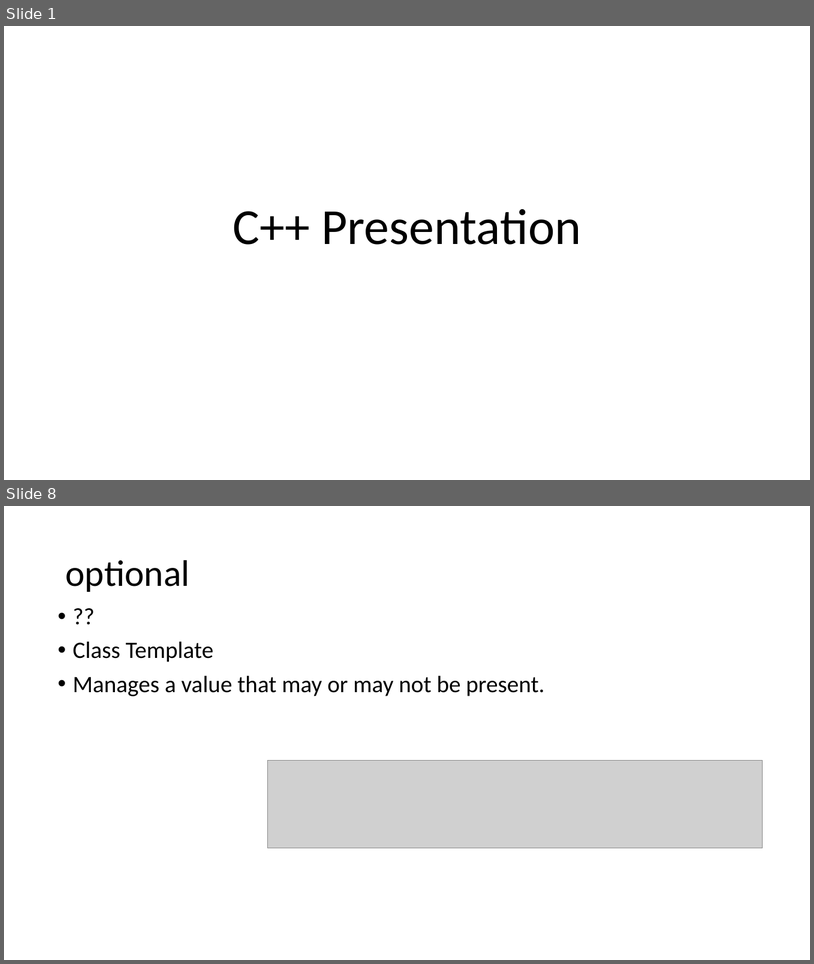
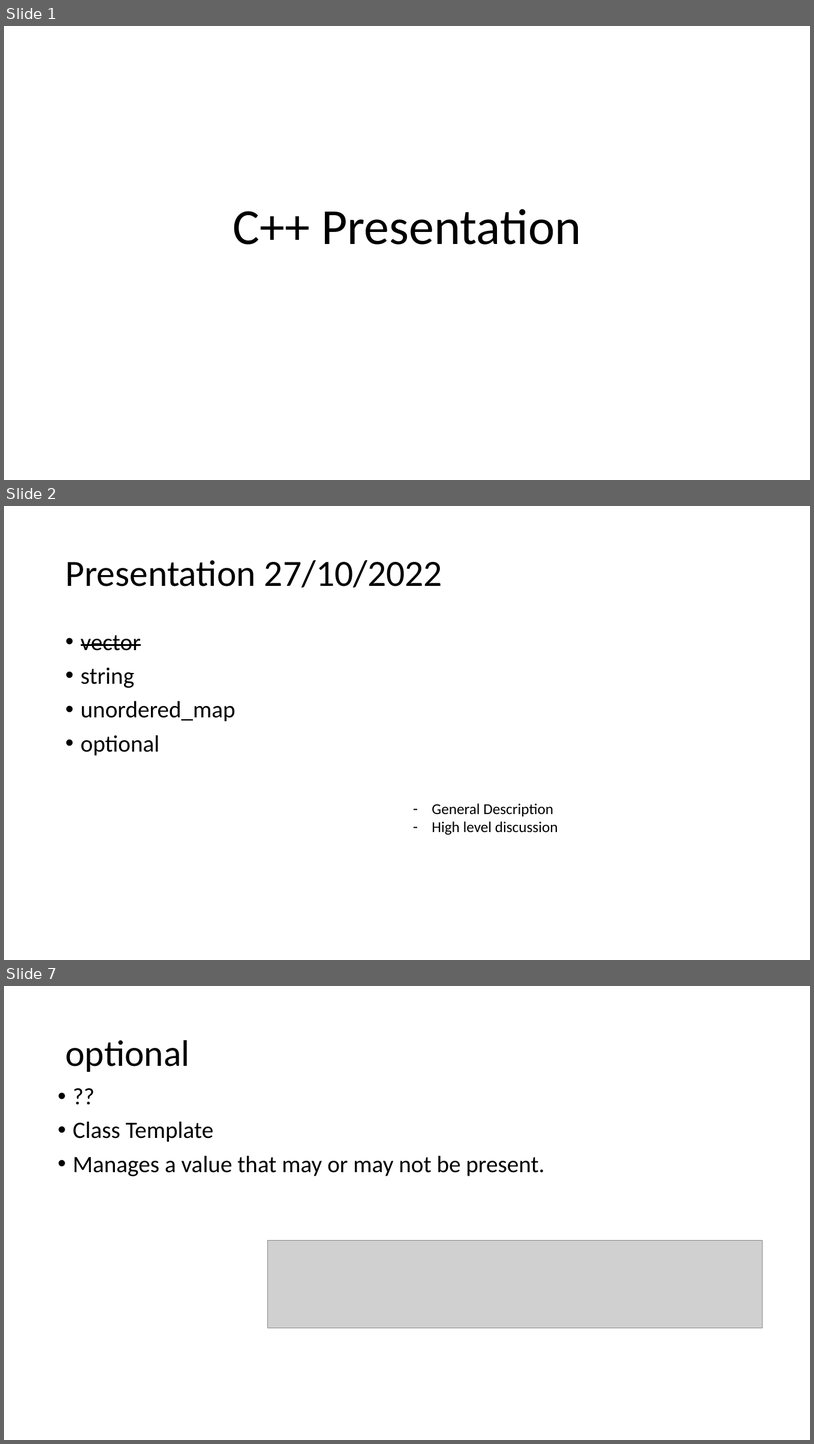
Before and after one commit to muksiddheswar/CPP-Examples, a slide deck: STL/STL_Presentation.pptx. Shown one above the other, each under a label of ours: slides 1 and 8 before the commit, slides 1, 2 and 7 after it; the slides between them are not shown. The pictures are 814x964 and 814x1444 pixels, drawn with LibreOffice and Linux fonts; fonts in the diff are those of the drawing; grey boxes stand for pictures. Boxes give left, top, right and bottom in pixels: in the first picture for what was removed or moved away, otherwise in the second. Text is boxed around its words. In the diff, an @@ line names an element or a change of style, - is before the commit and + after.

```diff
--- a/STL/STL_Presentation.pptx
+++ b/STL/STL_Presentation.pptx
@@ slide 2 added at [4,506,810,960], background #FFFFFF @@
@@ title added at [65,560,443,588], 44 pt, text #000000 @@
+Presentation 27/10/2022
@@ text added at [81,635,236,756], 28 pt, text #000000 @@
+• vector
+• string
+• unordered_map
+• optional
@@ text added at [432,803,558,835], 18 pt, text #000000 @@
+– General Description
+– High level discussion
@@ what was slide 8 is now slide 7 @@
```
Also in this commit, not shown: 3 slides changed, 5 other slides added.
